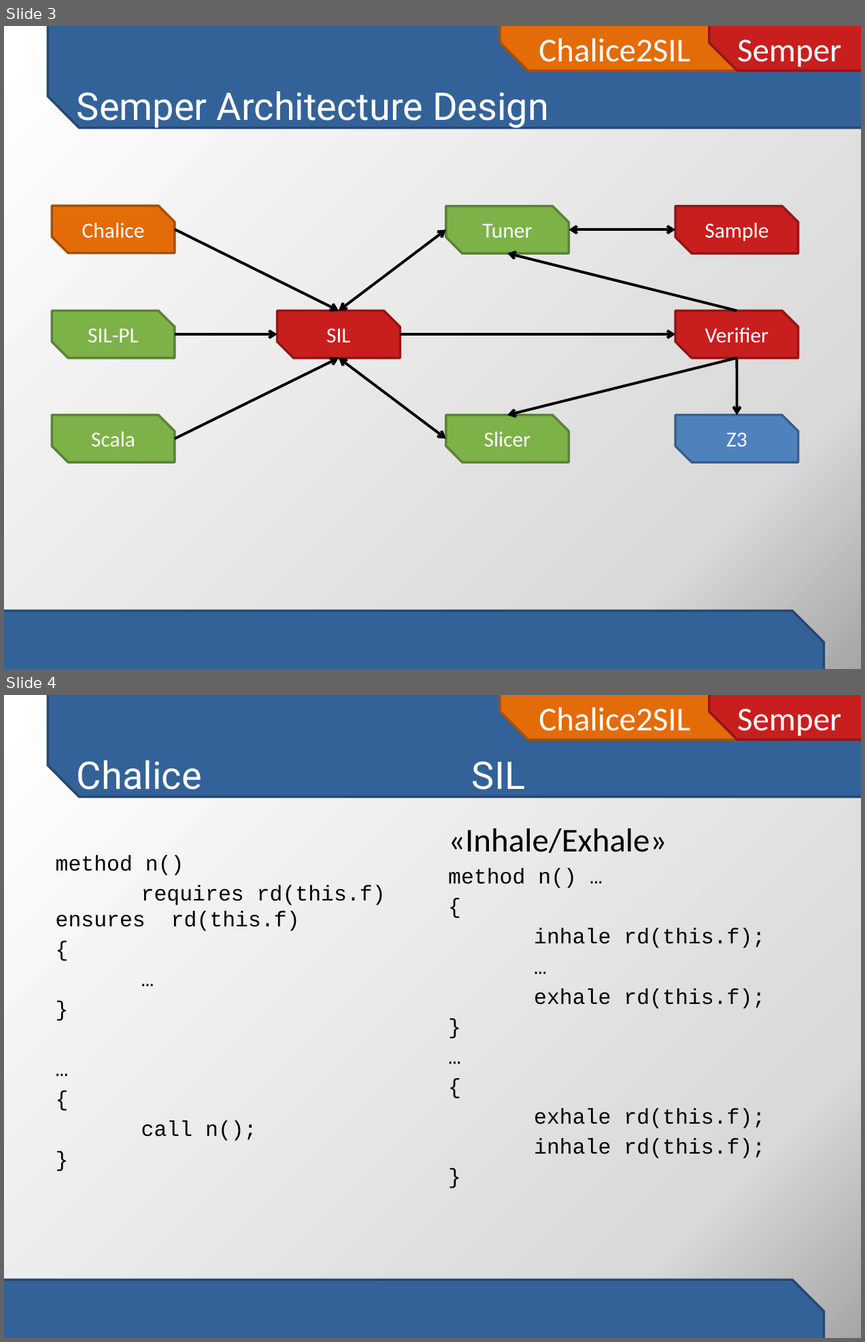
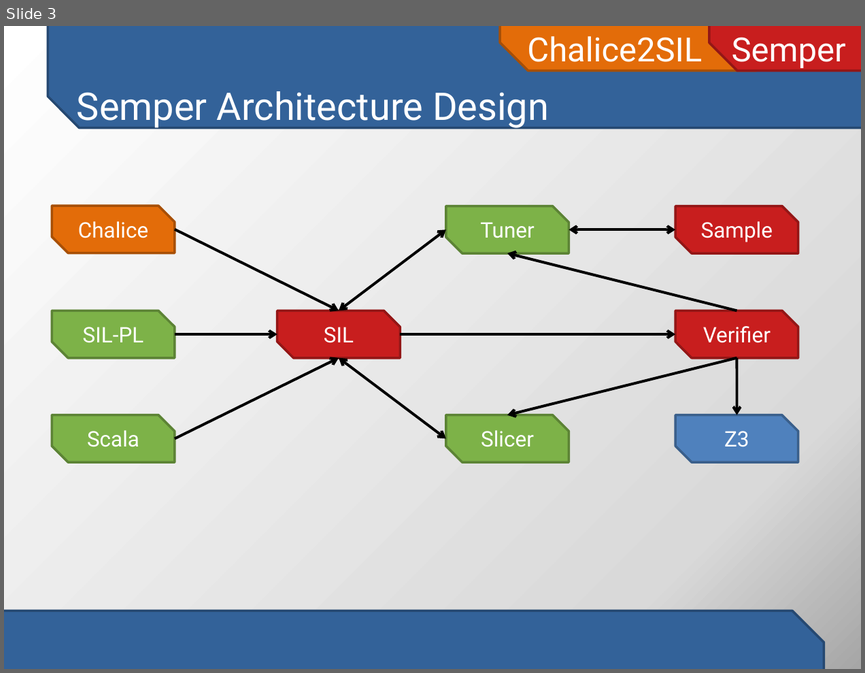
Before and after one commit to viperproject/chalice2silver, a slide deck: chalice2sil/doc/initial-project-presentation.pptx. Shown one above the other, each under a label of ours: slides 3 and 4 before the commit, slide 3 after it. The pictures are 865x1342 and 865x673 pixels, drawn with LibreOffice and Linux fonts; fonts in the diff are those of the drawing. Boxes give left, top, right and bottom in pixels: in the first picture for what was removed or moved away, otherwise in the second. Text is boxed around its words. In the diff, an @@ line names an element or a change of style, - is before the commit and + after.

```diff
--- a/chalice2sil/doc/initial-project-presentation.pptx
+++ b/chalice2sil/doc/initial-project-presentation.pptx
@@ slide 4 removed at [4,695,861,1338], background gradient #FFFFFF to #D9D9D9 to #A6A6A6; not listed: 4 template elements that a slide beside it also shows @@
@@ title removed at [77,760,526,798] @@
-Chalice SIL
@@ text removed at [448,828,765,1158] @@
-«Inhale/Exhale»
-method n() …
-{
-inhale rd(this.f);
-…
-exhale rd(this.f);
-}
-…
-{
-exhale rd(this.f);
-inhale rd(this.f);
-}
@@ text removed at [56,855,385,1140] @@
-method n()
-requires rd(this.f) ensures rd(this.f)
-{
-…
-}
-…
-{
-call n();
-}
@@ slide 3 changed as well @@
@@ font Calibri to Roboto in 11 elements at [52,415,175,462], [52,310,175,358], [52,206,175,253], [277,310,400,358], [675,310,798,358], [675,206,798,253], [446,415,568,462], [446,206,568,253], [675,415,798,462], [500,26,756,72], [709,26,861,72] @@
```
Also in this commit, not shown: 3 other slides changed, 4 slides added, 2 other files.
